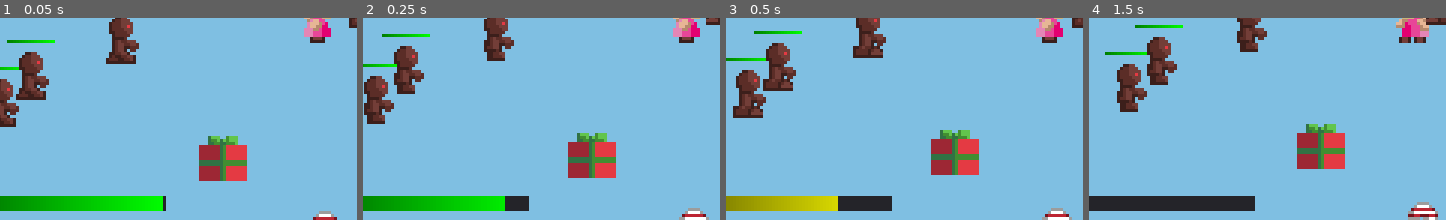
Above: before the commit, frames 1-4 (left to right).
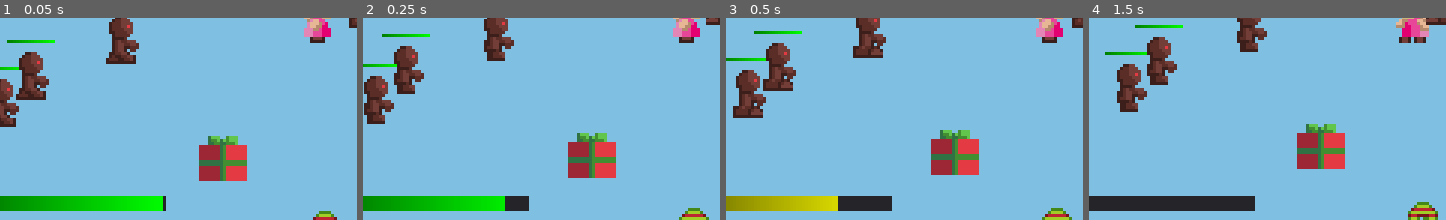
Above: after the commit, the same moments.

Repository: cznrhubarb/feliz-navidead
Game: Godot game, scene res://scn/TestScene.tscn
The game is run twice, just before and just after one commit, with the same random seed, the same clock (stepped at 60 frames per second) and the same inputs.
Inputs (mouse positions are % of the whole screen's width and height, from its top left):
- Up to frame 1 (0.05 s): no input
- Up to frame 2 (0.25 s): no input
- Up to frame 3 (0.5 s): no input
- Up to frame 4 (1.5 s): move the mouse to (72, 45) at 0.52 s; press the mouse at (72, 45) at 0.53 s; hold D (move_right) 0.53-1.28 s; move the mouse to (29, 55) at 1.27 s; release the mouse at (29, 55) at 1.28 s; hold S (move_down) from 1.28 s (still down); click (29, 55) at 1.35 s
The pictures show only the part of the screen within x 4-54%, y 50-100%; the shares and areas given below are measured in that part.

The runs differ from the first frame. In frame 1, 0.1% of the frame differs, in the area x 88-94%, y 95-99%; in frame 2, 0.2%; in frame 3, 0.2%; in frame 4, 0.4%, in the area x 89-98%, y 91-100%.

Commit message:
randomizing health pickup, adding animplayer - still need to make animation work

Diff:
--- a/scn/Pickup.gd
+++ b/scn/Pickup.gd
@@ -1,10 +1,10 @@
 extends StaticBody2D
 
-# variables
 var type = "pickup"
+var life
 
 func _ready():
-	pass
+	life = randi() % 20 + 5
 
 func _on_PickupZone_body_entered(body):
 	if body.type == "child":
@@ -12,7 +12,7 @@
 
 func picked_up(player):
 	if player.health < 100:
-		player.health += 20
+		player.health += life
 		player.update_health()
-		player.game_hud.add_score(20)
+		player.game_hud.add_score(life)
 		queue_free()
--- a/scn/Pickup.tscn
+++ b/scn/Pickup.tscn
@@ -1,11 +1,43 @@
-[gd_scene load_steps=5 format=2]
+[gd_scene load_steps=7 format=2]
 
 [ext_resource path="res://scn/Pickup.gd" type="Script" id=1]
-[ext_resource path="res://img/CandyCane.PNG" type="Texture" id=2]
+[ext_resource path="res://img/Anim/CandyCane_Anim.PNG" type="Texture" id=2]
 
 [sub_resource type="RectangleShape2D" id=1]
 
-[sub_resource type="RectangleShape2D" id=2]
+[sub_resource type="Animation" id=2]
+resource_name = "badIdle"
+length = 0.4
+tracks/0/type = "value"
+tracks/0/path = NodePath(".:frame")
+tracks/0/interp = 1
+tracks/0/loop_wrap = true
+tracks/0/imported = false
+tracks/0/enabled = true
+tracks/0/keys = {
+"times": PoolRealArray( 0, 0.1, 0.2, 0.3 ),
+"transitions": PoolRealArray( 1, 1, 1, 1 ),
+"update": 1,
+"values": [ 4, 5, 6, 7 ]
+}
+
+[sub_resource type="Animation" id=3]
+resource_name = "goodIdle"
+length = 0.4
+tracks/0/type = "value"
+tracks/0/path = NodePath(".:frame")
+tracks/0/interp = 1
+tracks/0/loop_wrap = true
+tracks/0/imported = false
+tracks/0/enabled = true
+tracks/0/keys = {
+"times": PoolRealArray( 0, 0.1, 0.2, 0.3 ),
+"transitions": PoolRealArray( 1, 1, 1, 1 ),
+"update": 1,
+"values": [ 0, 1, 2, 3 ]
+}
+
+[sub_resource type="RectangleShape2D" id=4]
 
 [node name="StaticBody2D" type="StaticBody2D"]
 script = ExtResource( 1 )
@@ -18,6 +50,13 @@
 [node name="Sprite" type="Sprite" parent="."]
 z_index = -1
 texture = ExtResource( 2 )
+vframes = 2
+hframes = 4
+frame = 7
+
+[node name="AnimationPlayer" type="AnimationPlayer" parent="Sprite"]
+anims/badIdle = SubResource( 2 )
+anims/goodIdle = SubResource( 3 )
 
 [node name="PickupZone" type="Area2D" parent="."]
 
Binary file added: img/Anim/CandyCane_Anim.PNG
Not shown, added: img/Anim/CandyCane_Anim.PNG.import
Not shown: 1 places in scn/Pickup.tscn that only renumber resources
